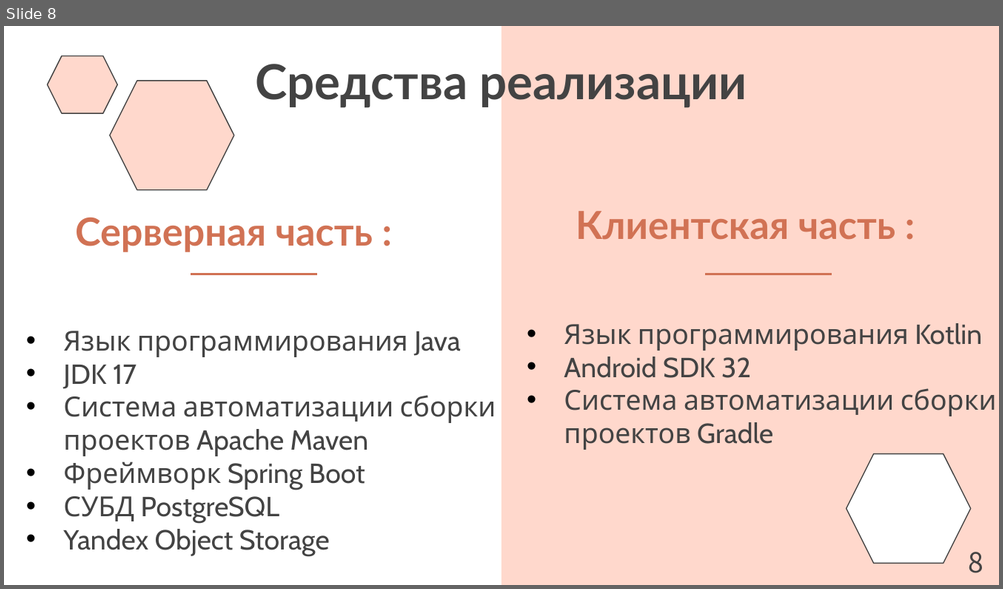
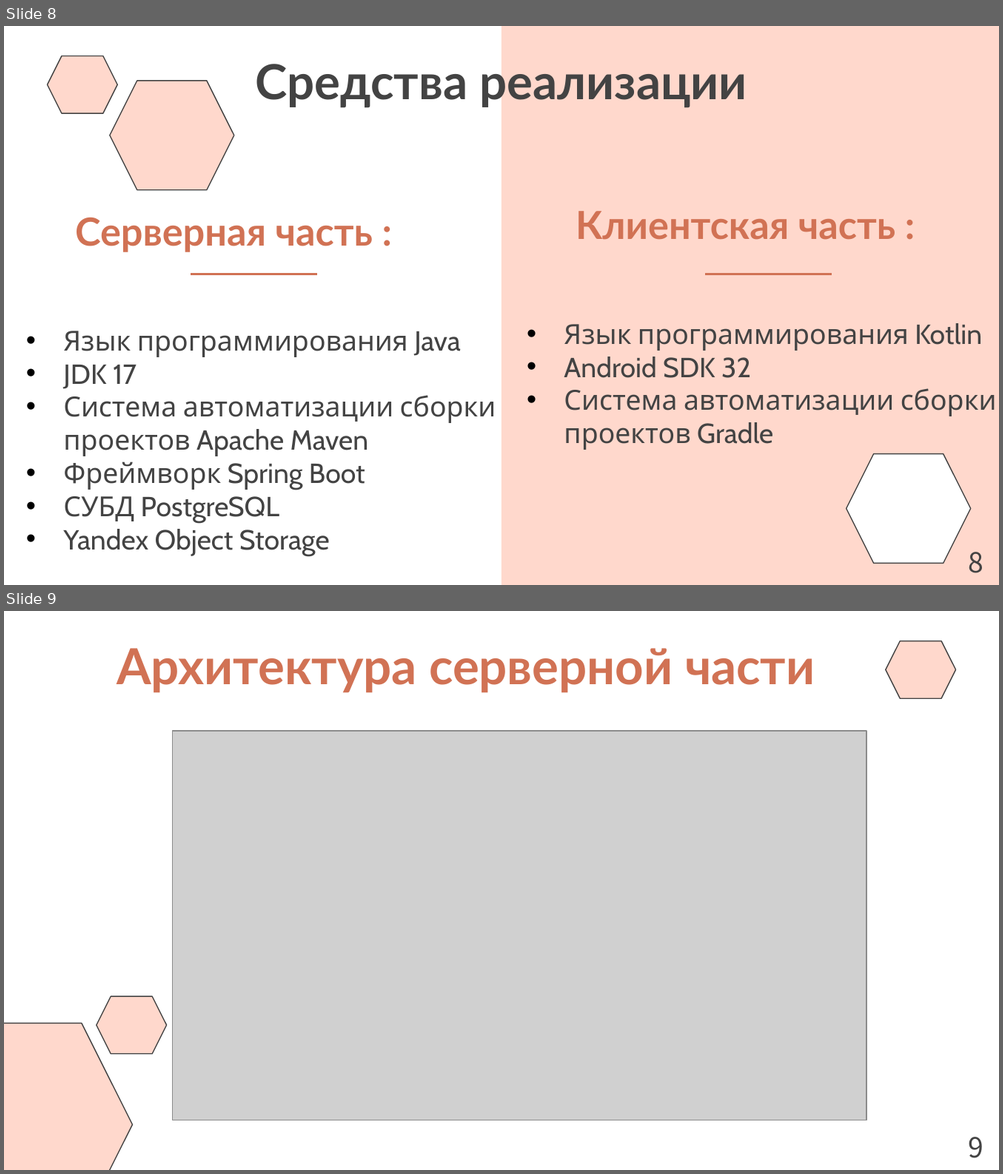
Before and after one commit to Puroktor/PicStorm, a slide deck: docs/PicStorm_Slides.pptx. Shown one above the other, each under a label of ours: slide 8 before the commit, slides 8 and 9 after it. The pictures are 1003x589 and 1003x1174 pixels, drawn with LibreOffice and Linux fonts; fonts in the diff are those of the drawing; grey boxes stand for pictures. Boxes give left, top, right and bottom in pixels: in the first picture for what was removed or moved away, otherwise in the second. Text is boxed around its words. In the diff, an @@ line names an element or a change of style, - is before the commit and + after.

```diff
--- a/docs/PicStorm_Slides.pptx
+++ b/docs/PicStorm_Slides.pptx
@@ slide 9 added at box(4, 611, 999, 1170), background #FFFFFF @@
@@ title added at box(117, 648, 815, 693), 36 pt, text #D17254, bold @@
+Архитектура серверной части
@@ hexagon added at box(885, 641, 956, 698), fill #FFD8CC, outline #434343 0.75 pt @@
@@ picture added at box(172, 732, 866, 1121) @@
@@ hexagon added at box(96, 997, 167, 1054), fill #FFD8CC, outline #434343 0.75 pt @@
@@ hexagon added at box(4, 1024, 132, 1170), fill #FFD8CC, outline #434343 0.75 pt @@
@@ text added at box(967, 1137, 983, 1159), 20 pt, text #434343 @@
+9
```
Also in this commit, not shown: 10 slides changed, 5 other slides added, 2 slides removed, 4 other files.
